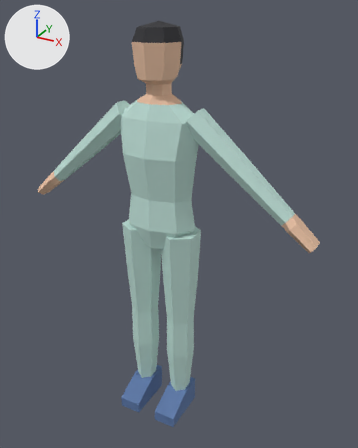
What one commit did to the FBX model Assets/Character/Patient_Male/Patient_Male.fbx.
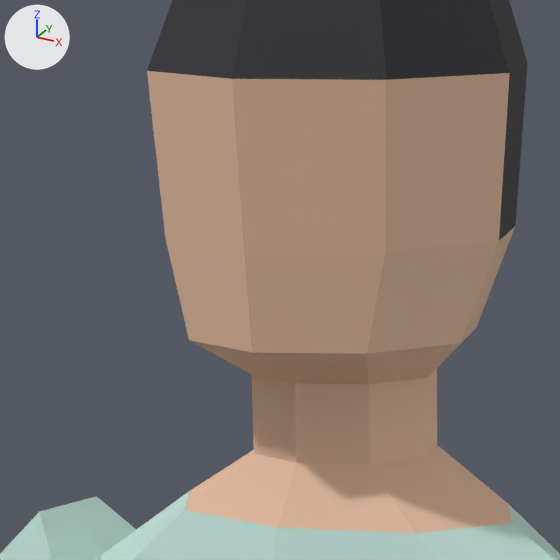
There are two pictures of each version: one whole from a 50 mm lens placed at (1.049, -1.741, 1.87), pointed at (0.068, 0.042, 0.979), one close up on the part from 31% to 53% of the width and 7% to 24% of the height. Every picture has the same lights, and +X, +Y and +Z are marked at upper left. The last two pictures show the newer version.

The first close-up shows 'Patient_Male'.
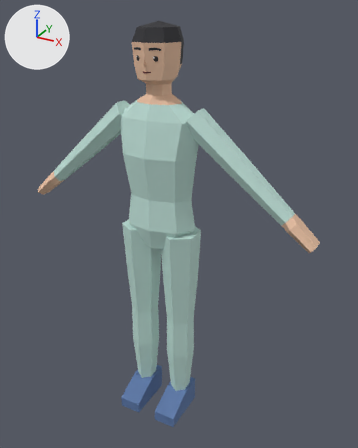
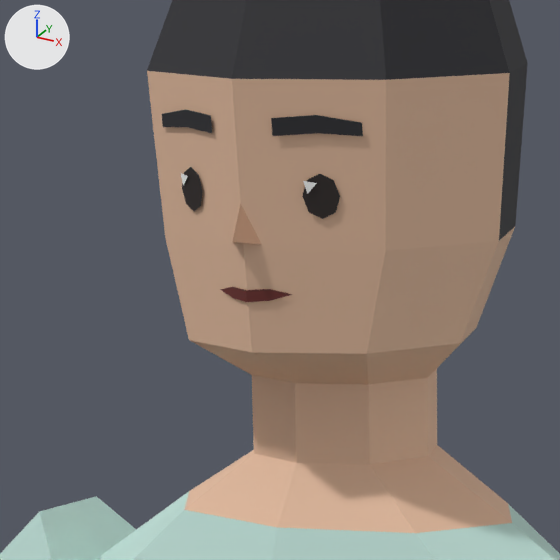
Where the change shows, as pixel boxes [x1, y1, x2, y2] in the close-ups (560 x 560 px):
part 1 of me_patient_male, added: after [162, 109, 363, 302]

The change in detail:
Picture 'FacePalette.png' (img_facepalette_png) is new.
Material 'Patient_Male_Face' (mat_patient_male_face) is new.
Its texture is img_facepalette_png.
Its roughness is 0.55.
me_patient_male is used by ob_patient_male; location (0.0, 0.0, 0.0).
me_patient_male had 249 vertices, 228 faces and spanned x -0.7..0.7, y -0.17..0.11, z 0.0..1.82.
me_patient_male now has 329 vertices, 289 faces and spans x -0.7..0.7, y -0.17..0.11, z 0.0..1.82.
Part 1, on me_patient_male:
80 vertices are added at x -0.06..0.06, y -0.11..-0.08, z 1.64..1.73.
53 new faces join them, mat_patient_male_face (picture img_facepalette_png).
8 new faces join them, mat_patient_male_hair (dark grey #2c2c30).
me_patient_male gains material mat_patient_male_face (picture img_facepalette_png).
